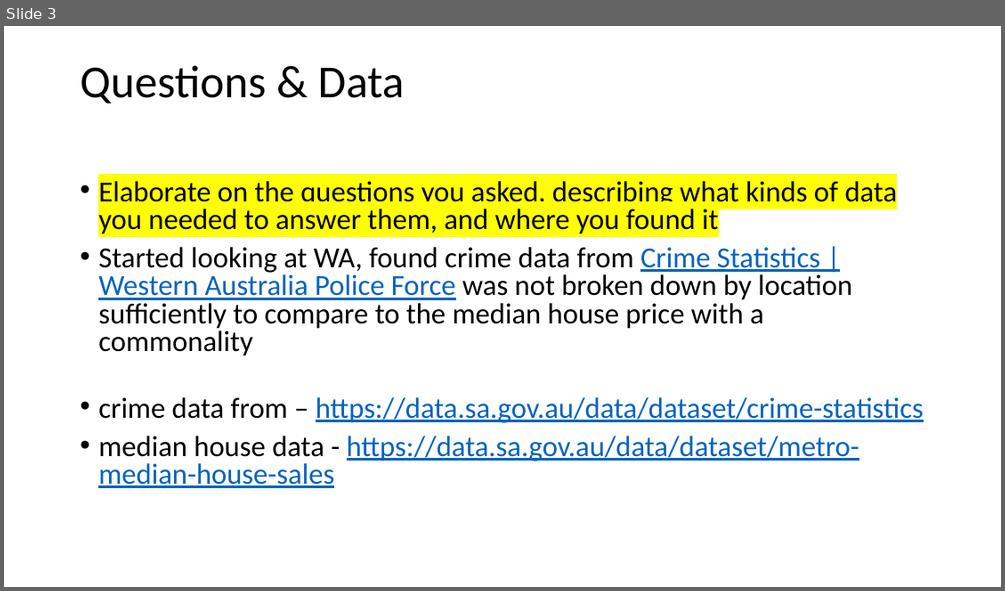
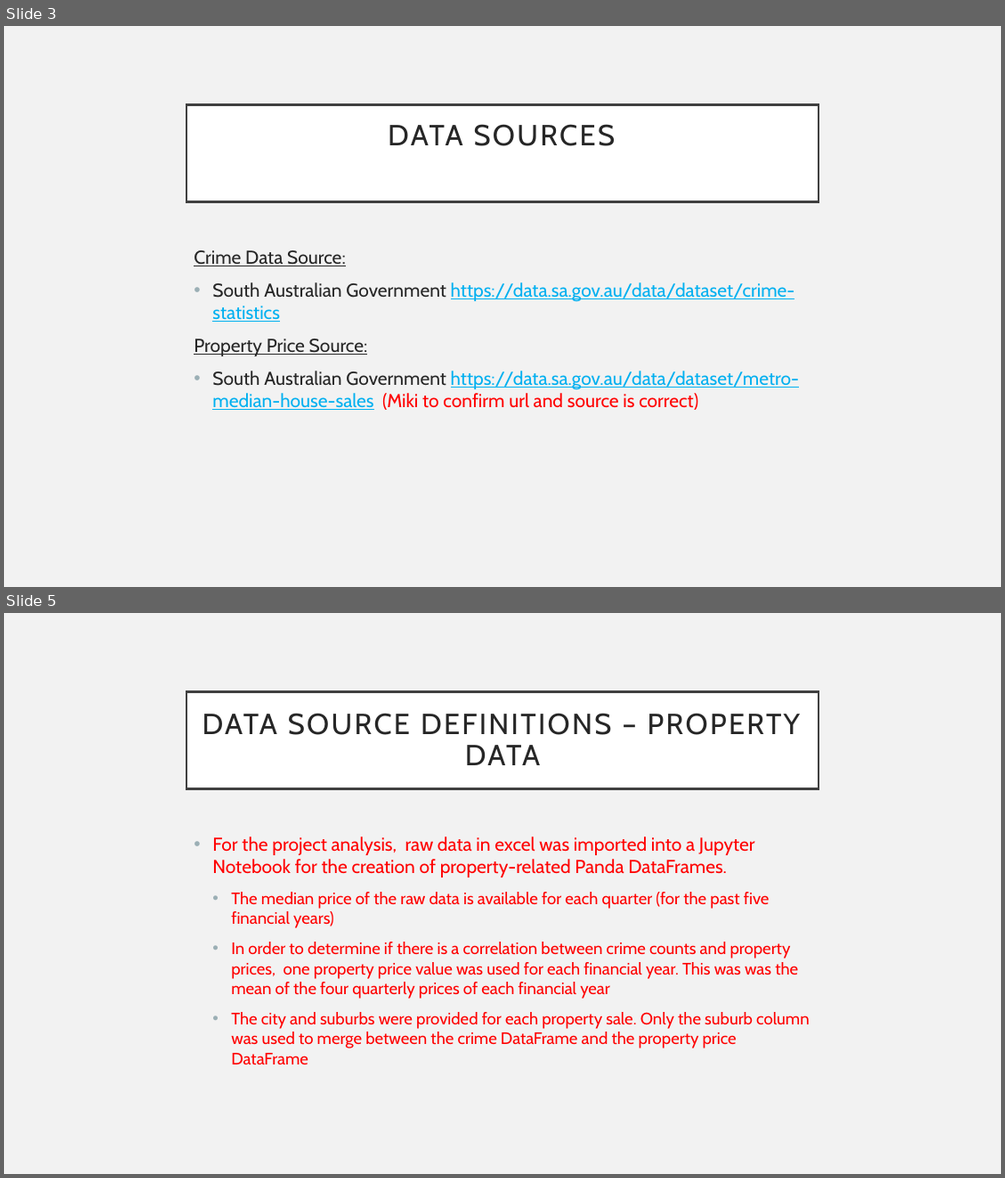
Before and after one commit to Sprettle/Chevrolet-Chilis, a slide deck: Project 1 Presentation.pptx. Shown one above the other, each under a label of ours: slide 3 before the commit, slides 3 and 5 after it; the slides between them are not shown. The pictures are 1005x591 and 1005x1178 pixels, drawn with LibreOffice and Linux fonts; fonts in the diff are those of the drawing. Boxes give left, top, right and bottom in pixels: in the first picture for what was removed or moved away, otherwise in the second. Text is boxed around its words. In the diff, an @@ line names an element or a change of style, - is before the commit and + after.

```diff
--- a/Project 1 Presentation.pptx
+++ b/Project 1 Presentation.pptx
@@ slide 5 added at bbox=[4, 613, 1001, 1174], background #F2F2F2 @@
@@ title added at bbox=[186, 691, 818, 788], fill #FFFFFF, outline #404040 2.5 pt, 28 pt, text #262626 @@
+DATA SOURCE DEFINITIONS – PROPERTY DATA
@@ text added at bbox=[212, 836, 809, 1065], 16 pt, text #FF0000 @@
+• For the project analysis, raw data in excel was imported into a Jupyter Notebook for the creation of property-related Panda DataFrames.
+  • The median price of the raw data is available for each quarter (for the past five financial years)
+  • In order to determine if there is a correlation between crime counts and property prices, one property price value was used for each financial year. This was was the mean of the four quarterly prices of each financial year
+  • The city and suburbs were provided for each property sale. Only the suburb column was used to merge between the crime DataFrame and the property price DataFrame
@@ slide 3 changed as well @@
@@ background #FFFFFF to #F2F2F2 @@
@@ title "DATA SOURCES": place and size @@
-title "DATA SOURCES" at bbox=[80, 65, 404, 103]
+title "DATA SOURCES" at bbox=[186, 104, 818, 201]
@@ title "DATA SOURCES" at bbox=[186, 104, 818, 201]: fill none to #FFFFFF; outline none to #404040 2.5 pt @@
@@ title at bbox=[388, 124, 615, 146]: text changed; size 44 to 28 pt; font Calibri to Cabin; text colour #000000 to #262626 @@
-Questions & Data
+DATA SOURCES
@@ text at bbox=[194, 250, 799, 410]: text changed; size 28 to 18 pt; font Calibri to Cabin; text colour #000000 to #00B0F0 @@
-• Elaborate on the questions you asked, describing what kinds of data you needed to answer them, and where you found it
-• Started looking at WA, found crime data from Crime Statistics | Western Australia Police Force was not broken down by location sufficiently to compare to the median house price with a commonality
-• crime data from – https://data.sa.gov.au/data/dataset/crime-statistics
-• median house data - https://data.sa.gov.au/data/dataset/metro-median-house-sales
+Crime Data Source:
+• South Australian Government https://data.sa.gov.au/data/dataset/crime-statistics
+Property Price Source:
+• South Australian Government https://data.sa.gov.au/data/dataset/metro-median-house-sales (Miki to confirm url and source is correct)
```
Also in this commit, not shown: 4 other slides changed, 8 other slides added, 5 slides removed, 1 other file.
